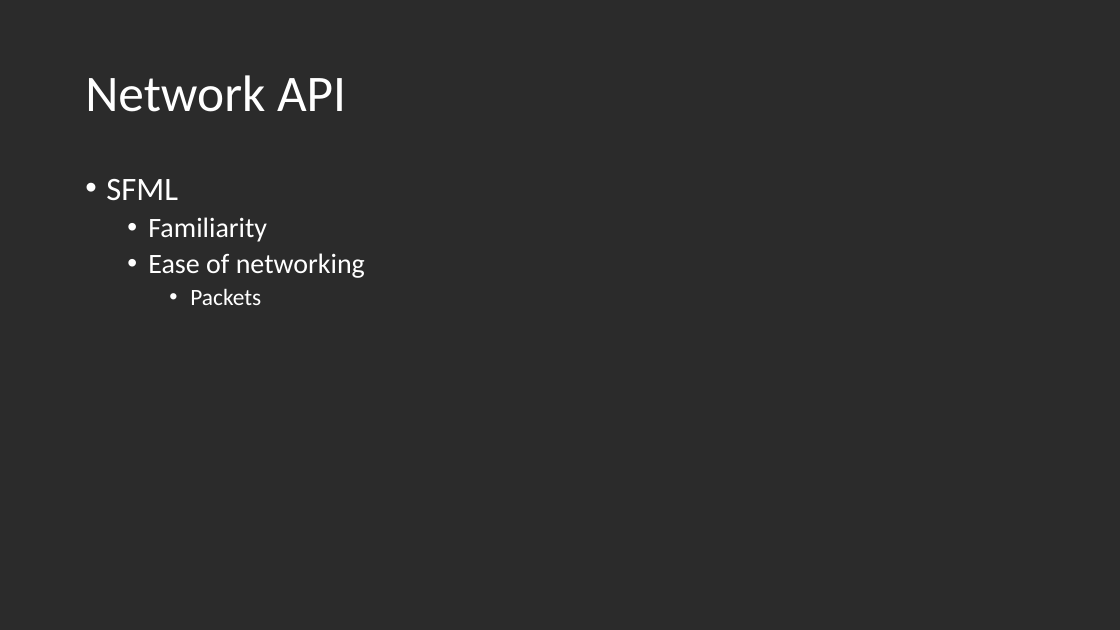
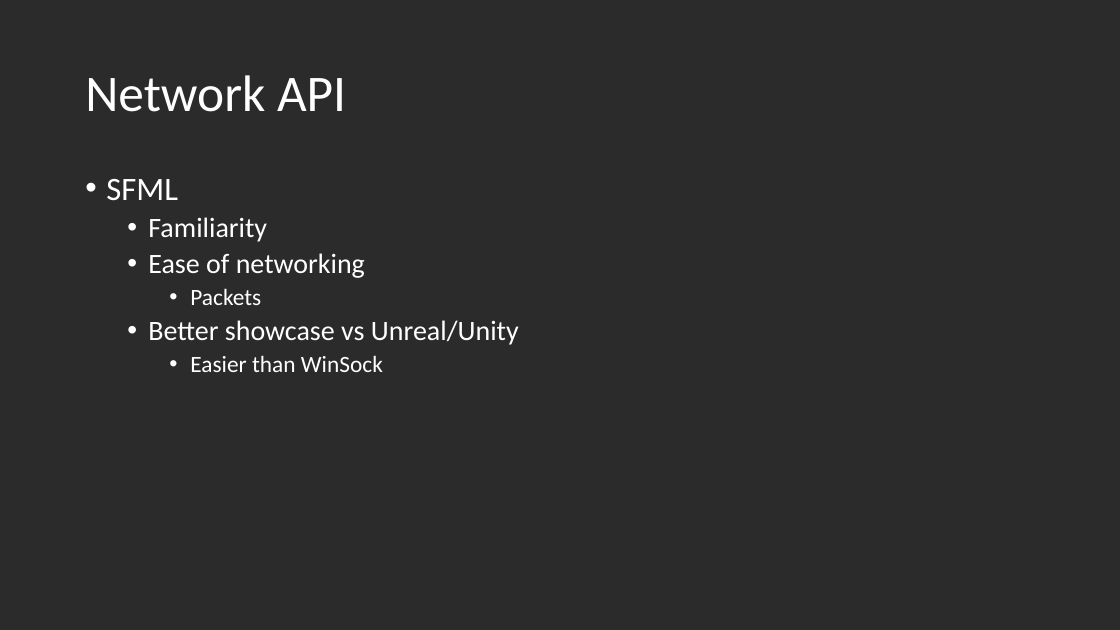
Before and after one commit to Shorte240/SFMLNetworking-Sim, a slide deck: slide 4 of SFMLNetworkingSim/CMP303 Presentation - Fraser Barker(1600196).pptx. Drawn at 1120x630 pixels with LibreOffice and Linux fonts; fonts in the diff are those of the drawing; background and template pictures are left out; a plain dark background stands for a picture behind light text. Boxes give left, top, right and bottom in pixels: in the first picture for what was removed or moved away, otherwise in the second. Text is boxed around its words. In the diff, an @@ line names an element or a change of style, - is before the commit and + after.

```diff
--- a/SFMLNetworkingSim/CMP303 Presentation - Fraser Barker(1600196).pptx
+++ b/SFMLNetworkingSim/CMP303 Presentation - Fraser Barker(1600196).pptx
@@ text at bbox=[148, 320, 519, 372]: paragraphs added @@
+  • Better showcase vs Unreal/Unity
+    • Easier than WinSock
```
Also in this commit, not shown: 3 other slides changed.
